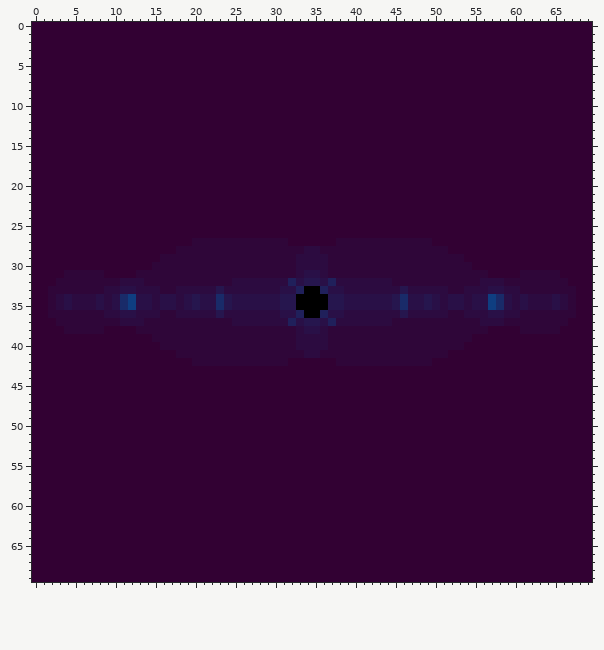
Two versions of one sprite sheet, set2.png. That is the earlier state.
The file is 70x70 pixels. Colours within 5 levels of each other are drawn and written as one.
After the commit:
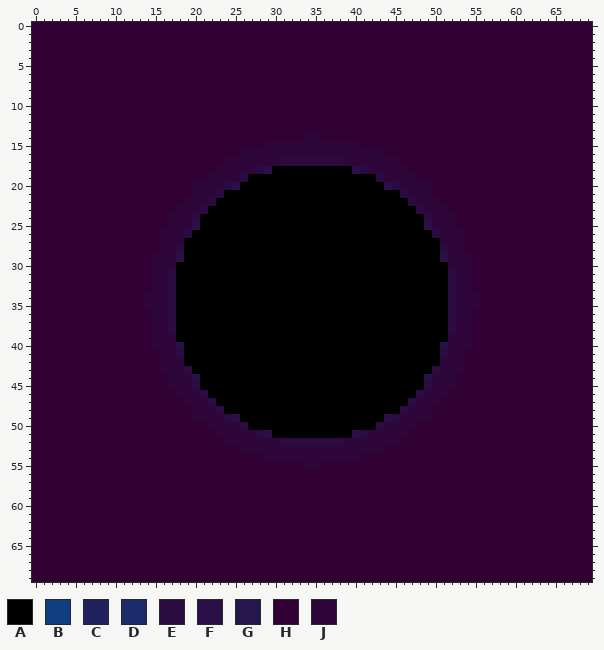
Palette (. is transparent): A #000000  B #0f3e81  C #20205b  D #192b69  E #2c0b40  F #291047  G #26164e  H #320133  J #2f0639
Changes in this commit:
Changed rows in their new state; - is an unchanged pixel.
first column x 2:
14 --------------------------------JJ--------------------------------
15 ---------------------------JJJJJJJJJJJJ---------------------------
16 ------------------------JJJJJJJJJJJJJJJJJJ------------------------
17 ----------------------JJJJJJJEEEEEEEEJJJJJJJ----------------------
18 ---------------------JJJJJEFAAAAAAAAAAFEJJJJJ---------------------
19 --------------------JJJJEAAAAAAAAAAAAAAAAEJJJJ--------------------
20 ------------------JJJJEFAAAAAAAAAAAAAAAAAAFEJJJJ------------------
21 ------------------JJJEAAAAAAAAAAAAAAAAAAAAAAEJJJ------------------
22 -----------------JJJEAAAAAAAAAAAAAAAAAAAAAAAAEJJJ-----------------
23 ----------------JJJEAAAAAAAAAAAAAAAAAAAAAAAAAAEJJJ----------------
24 ---------------JJJEAAAAAAAAAAAAAAAAAAAAAAAAAAAAEJJJ---------------
25 ---------------JJJFAAAAAAAAAAAAAAAAAAAAAAAAAAAAFJJJ---------------
26 --------------JJJEAAAAAAAAAAAAAAAAAAAAAAAAAAAAAAEJJJ--------------
27 --------------JJJAAAAAAAAAAAAAAAAAAAAAAAAAAAAAAAAJJJ--------------
28 --------------JJEAAAAAAAAAAAAAAAAAAAAAAAAAAAAAAAAEJJ--------------
29 -------------J--FAAAAAAAAAAAAAAAAAAAAAAAAAAAAAAAAF--J-------------
30 ----------------AAAAAAAAAAAAAAAAAAAAAAAAAAAAAAAAAA----------------
31 --HHHHH----HH--EAAAAAAAAAAAAAAAAAAAAAAAAAAAAAAAAAAE--HH----HHHHH--
32 -HHHHHHHHHHHH--EAAAAAAAAAAAAAAAAAAAAAAAAAAAAAAAAAAE--HHHHHHHHHHHH-
33 HHHHHHHHHHHHHJ-EAAAAAAAAAAAAAAAA--AAAAAAAAAAAAAAAAE-JHHHHHHHHHHHHH
34 HHHHHHHHHHHHJJJEAAAAAAAAAAAAAAA----AAAAAAAAAAAAAAAEJJJHHHHHHHHHHHH
35 HHHHHHHHHHHHJJJEAAAAAAAAAAAAAAA----AAAAAAAAAAAAAAAEJJJHHHHHHHHHHHH
36 HHHHHHHHHHHHHJ-EAAAAAAAAAAAAAAAA--AAAAAAAAAAAAAAAAE-JHHHHHHHHHHHHH
37 -HHHHHHHHHHHH--EAAAAAAAAAAAAAAAAAAAAAAAAAAAAAAAAAAE--HHHHHHHHHHHH-
38 --HHHHH----HH--EAAAAAAAAAAAAAAAAAAAAAAAAAAAAAAAAAAE--HH----HHHHH--
39 ----------------AAAAAAAAAAAAAAAAAAAAAAAAAAAAAAAAAA----------------
40 -------------J--FAAAAAAAAAAAAAAAAAAAAAAAAAAAAAAAAF--J-------------
41 --------------JJEAAAAAAAAAAAAAAAAAAAAAAAAAAAAAAAAEJJ--------------
42 --------------JJJAAAAAAAAAAAAAAAAAAAAAAAAAAAAAAAAJJJ--------------
43 --------------JJJEAAAAAAAAAAAAAAAAAAAAAAAAAAAAAAEJJJ--------------
44 ---------------JJJFAAAAAAAAAAAAAAAAAAAAAAAAAAAAFJJJ---------------
45 ---------------JJJEAAAAAAAAAAAAAAAAAAAAAAAAAAAAEJJJ---------------
46 ----------------JJJEAAAAAAAAAAAAAAAAAAAAAAAAAAEJJJ----------------
47 -----------------JJJEAAAAAAAAAAAAAAAAAAAAAAAAEJJJ-----------------
48 ------------------JJJEAAAAAAAAAAAAAAAAAAAAAAEJJJ------------------
49 ------------------JJJJEFAAAAAAAAAAAAAAAAAAFEJJJJ------------------
50 --------------------JJJJEAAAAAAAAAAAAAAAAEJJJJ--------------------
51 ---------------------JJJJJEFAAAAAAAAAAFEJJJJJ---------------------
52 ----------------------JJJJJJJEEEEEEEEJJJJJJJ----------------------
53 ------------------------JJJJJJJJJJJJJJJJJJ------------------------
54 ---------------------------JJJJJJJJJJJJ---------------------------
55 --------------------------------JJ--------------------------------
Boxes around the changes in both pictures, in picture pixels (x1, y1, x2, y2):
changed: (48, 134, 576, 470)
